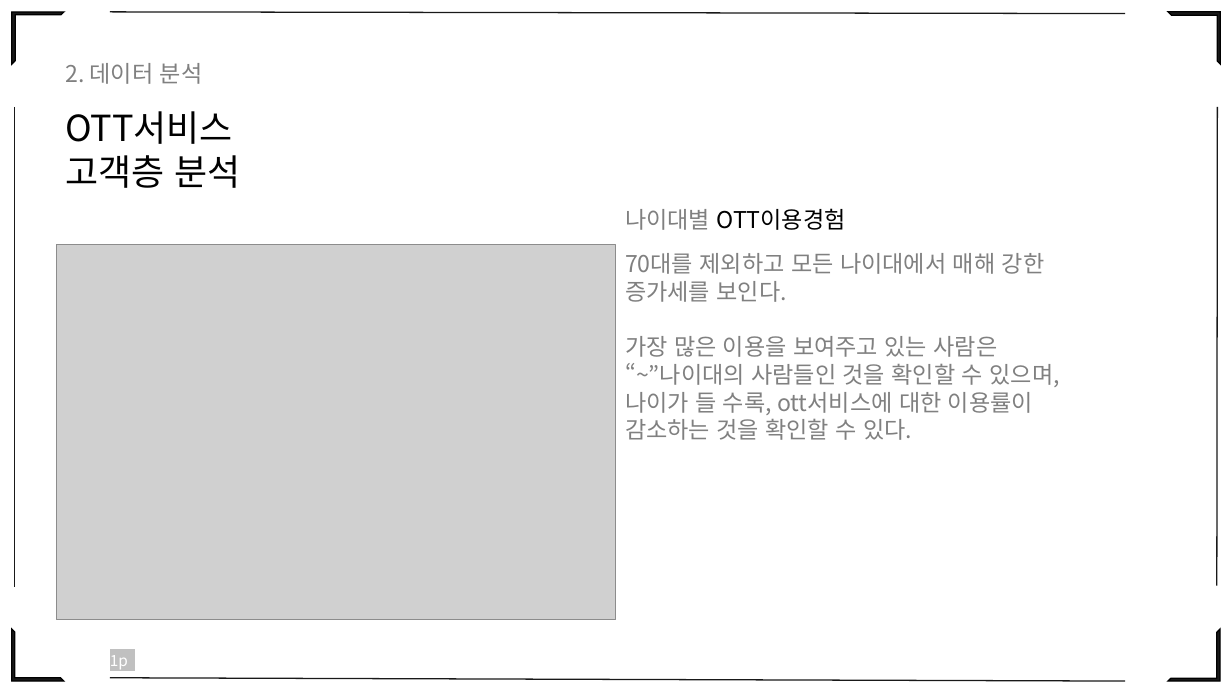
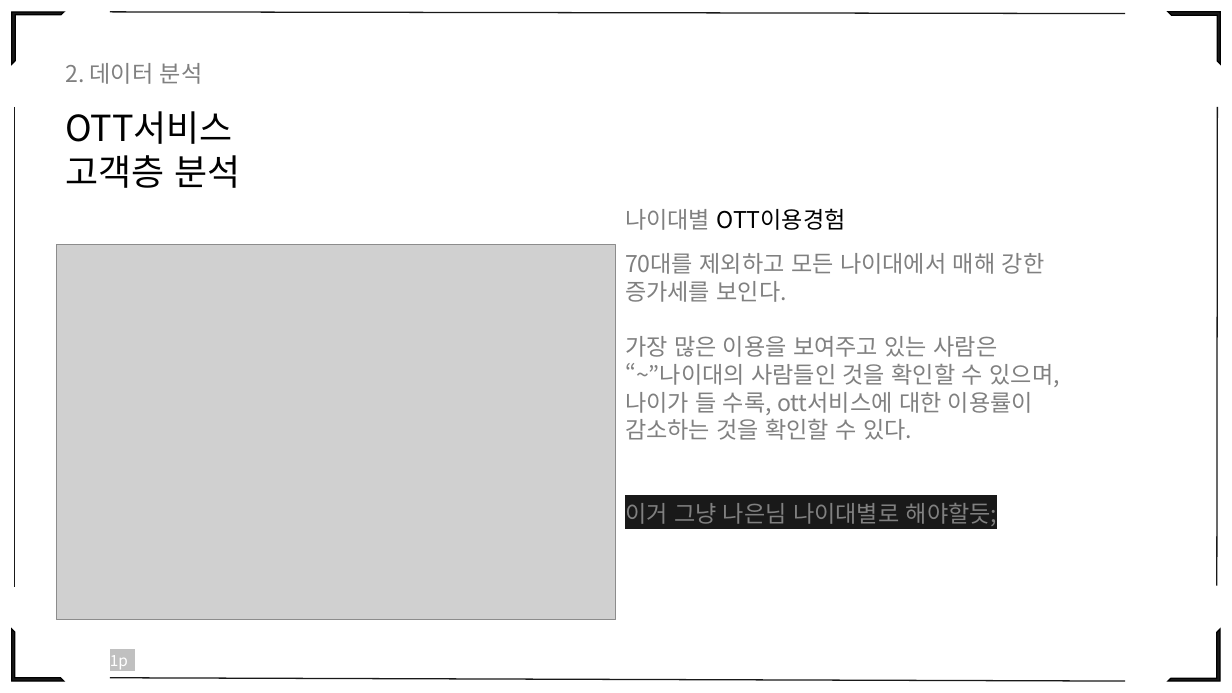
Before and after one commit to eesomin/midproject, a slide deck: slide 15 of jdh1/PPT_0_TEAM2.pptx (slide 16 before the commit). Drawn at 1232x693 pixels with LibreOffice and Linux fonts; fonts in the diff are those of the drawing; grey boxes stand for pictures. Boxes give left, top, right and bottom in pixels: in the first picture for what was removed or moved away, otherwise in the second. Text is boxed around its words. In the diff, an @@ line names an element or a change of style, - is before the commit and + after.

Commit message:
최신 ppt업로드 및 30일 해야할것 정리

```diff
--- a/jdh1/PPT_0_TEAM2.pptx
+++ b/jdh1/PPT_0_TEAM2.pptx
@@ text at (625,503,997,526): paragraph added @@
+이거 그냥 나은님 나이대별로 해야할듯;
```
Also in this commit, not shown: 11 other slides changed, 9 slides added, 6 other files.
